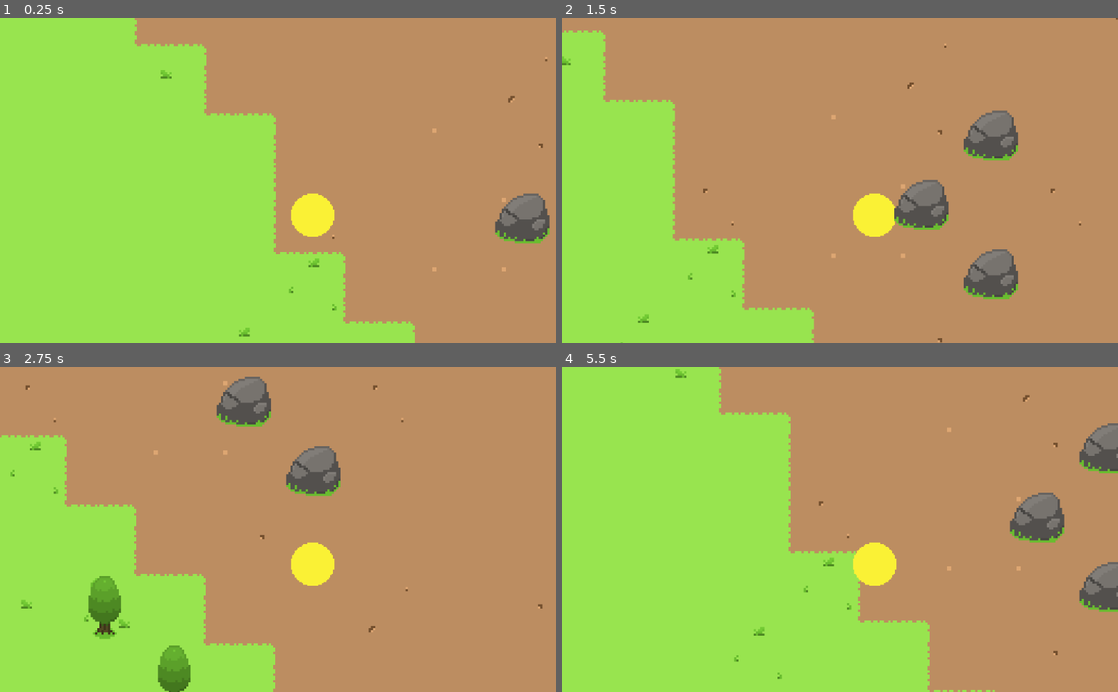
Above: before the commit, frames 1-4 (two rows, left to right).
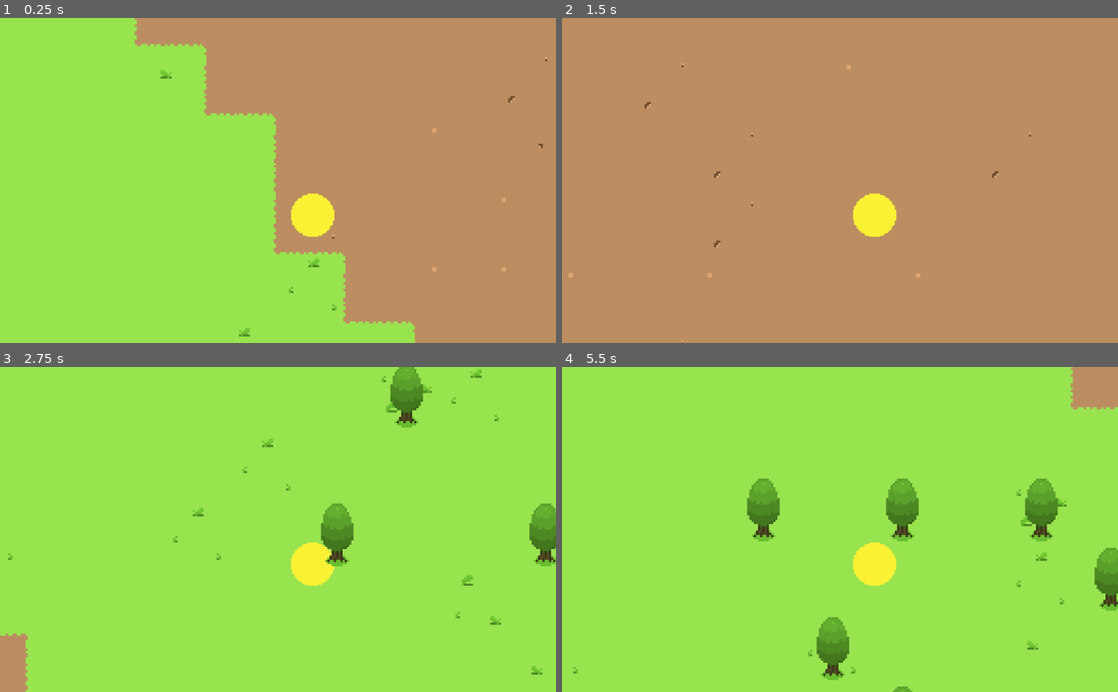
Above: after the commit, the same moments.

Repository: SkyMudder/Game
Game: Godot game, scene res://Main.tscn
Two runs of this game, one before a commit and one after it. Both use one fixed random seed, a clock stepped at 60 frames per second and the inputs below.
Inputs (mouse positions are in pixels of both pictures, inside the frame that each line leads up to):
- Up to frame 1 (0.25 s): no input
- Up to frame 2 (1.5 s): tap Enter at 0.5 s; move the mouse to (962, 164) at 0.52 s; hold Right (ui_right) 0.53-1.28 s; move the mouse to (728, 196) at 1.27 s; hold Down (ui_down) from 1.28 s (still down)
- Up to frame 3 (2.75 s): move the mouse to (333, 458) at 2.02 s; release Down (ui_down) at 2.03 s; hold Right (ui_right) from 2.03 s (still down)
- Up to frame 4 (5.5 s): move the mouse to (812, 594) at 2.77 s; release Right (ui_right) at 2.78 s; hold Up (ui_up) 2.78-3.53 s; move the mouse to (1006, 578) at 3.52 s; hold Left (ui_left) 3.53-5.03 s; move the mouse to (673, 480) at 4.27 s; move the mouse to (867, 529) at 5.02 s; hold Down (ui_down) from 5.03 s (still down)

The runs differ from the first frame. In frame 1, 1.2% of the frame differs, in the area x 89-99%, y 54-70%; in frame 2, 26%; in frame 3, 79%, in the area x 0-100%, y 0-100%; in frame 4, 53%.

Commit message:
Trees and Rocks are now their own Scene instead of a Tilemap for easier Management and Hitbox/Hurtbox Usage. Removing these from the Map is not yet supported.

Diff:
--- a/Autoload/SpawnRates.gd
+++ b/Autoload/SpawnRates.gd
@@ -13,8 +13,8 @@
 
 const __dirt : int = 300
 const __grass : int = 200
-const __rock : int = 70
-const __tree : int = 70
+const __rock : int = 60
+const __tree : int = 60
 
 """Getters"""
 
--- a/Autoload/WorldVariables.gd
+++ b/Autoload/WorldVariables.gd
@@ -1,12 +1,12 @@
 extends Node
 
 
-const __tileSize : int = 32	# Tile Size in Engine Units
+const __tileSizePixels : int = 32	# Tile Size in Engine Units
 const __chunkSizeTiles : int = 10	# Chunk Size in Tiles
-const __chunkSizePixels : int = __tileSize * __chunkSizeTiles	# Chunk Size in Enigne Units
+const __chunkSizePixels : int = __tileSizePixels * __chunkSizeTiles	# Chunk Size in Enigne Units
 
 var __root : Vector2 = Vector2.ZERO	# Where the first Chunk gets generated
-var __renderDistance : int = 10	# Render distance in Chunks (Must be higher than 1)
+var __renderDistance : int = 2	# Render distance in Chunks (Must be higher than 1)
 var __generatedChunks = []	# Array that stores all generated Chunks
 var __nextToGenerate = []	# Array that stores all the Chunks that are up next
 							# to generate (Neighbours of generated Chunks)
@@ -19,8 +19,8 @@
 func getRenderDistance():
 	return __renderDistance
 
-func getTileSize():
-	return __tileSize
+func getTileSizePixels():
+	return __tileSizePixels
 
 func getChunkSizeTiles():
 	return __chunkSizeTiles
--- a/Main.tscn
+++ b/Main.tscn
@@ -182,7 +182,7 @@
 radius = 8.0
 
 [sub_resource type="ConvexPolygonShape2D" id=5]
-points = PoolVector2Array( 30.1877, 29.4368, 3.06102, 29.4368, 3.06102, 19.3898, 30.1877, 19.3898 )
+points = PoolVector2Array( 28.1153, 30.0534, 5.02001, 29.8919, 5.18152, 19.394, 28.1153, 19.717 )
 
 [sub_resource type="ConvexPolygonShape2D" id=6]
 points = PoolVector2Array( 21.9655, 31.1113, 10.579, 31.1113, 10.579, 24.7482, 21.9655, 24.7482 )
--- /dev/null
+++ b/Scenes/Rock.tscn
@@ -0,0 +1,9 @@
+[gd_scene load_steps=2 format=2]
+
+[ext_resource path="res://Sprites/Rock.png" type="Texture" id=1]
+
+[node name="Node2D" type="Node2D"]
+
+[node name="Rock" type="Sprite" parent="."]
+position = Vector2( 16, 16 )
+texture = ExtResource( 1 )
--- /dev/null
+++ b/Scenes/Tree.tscn
@@ -0,0 +1,9 @@
+[gd_scene load_steps=2 format=2]
+
+[ext_resource path="res://Sprites/Tree.png" type="Texture" id=1]
+
+[node name="Node2D" type="Node2D"]
+
+[node name="Tree" type="Sprite" parent="."]
+position = Vector2( 16, 16 )
+texture = ExtResource( 1 )
--- a/Scripts/Player.gd
+++ b/Scripts/Player.gd
@@ -2,9 +2,9 @@
 
 
 var velocity = Vector2.ZERO	# Player Velocity
-const MAX_SPEED = 100
-const ACCELERATION = 400
-const FRICTION = 300
+const MAX_SPEED = 100 * 10
+const ACCELERATION = 400 * 10
+const FRICTION = 300 * 10
 
 signal on_player_moved	# Signal used to notify other Nodes of a Player Movement
 
@@ -23,7 +23,6 @@
 
 	velocity = move_and_slide(velocity)
 	emit_signal("on_player_moved")
-	print(get_global_mouse_position())
 
 """Checks if the Player is close to a Chunk
 Close is defined by the Render Distance"""
--- a/Scripts/TileMap.gd
+++ b/Scripts/TileMap.gd
@@ -3,24 +3,18 @@
 
 onready var tileMapDirt = get_parent().get_node("Dirt")
 onready var tileMapGrass = get_parent().get_node("Grass")
-onready var tileMapNature = get_parent().get_node("Nature")
 onready var tileMapGrassTop = get_parent().get_node("GrassTop")
 
-var size : int = WorldVariables.getChunkSizeTiles()	# Chunk Size
+var chunkSizeTiles : int = WorldVariables.getChunkSizeTiles()	# Chunk Size in Tiles
+var chunkSizePixels : int = WorldVariables.getChunkSizePixels()	#	Chunk Size in Pixels
+var tileSizePixels : int = WorldVariables.getTileSizePixels()	# Tile Size in Pixels
 var noise : OpenSimplexNoise = OpenSimplexNoise.new()	#Holds Noise Texture
-var thread	# Used to update the nextToGenerate Array and the Bitmask Region
-var flag = 0
 
 """Ready Method
 Generates first Chunk"""
 func _ready():
 	WorldVariables.setNextToGenerate(WorldVariables.getRoot())
 	noise.seed = 1
-
-"""Updates every Frame
-Cleans up the nextToGenerate Array and updates the Bitmask Region"""
-func _process(_delta):
-	pass
 
 """Generates a Chunk and keeps track of the currently
 generated and next to generate Chunks"""
@@ -50,11 +44,11 @@
 	var rng = RandomNumberGenerator.new()
 	rng.seed = root.x * root.y
 
-	for x in range(size):
-		for y in range(size):
+	for x in range(chunkSizeTiles):
+		for y in range(chunkSizeTiles):
 			var rand = rng.randi_range(0, percentage)
 			var posCurrent = Vector2(x, y)
-			var noise2D = noise.get_noise_2d(x + root.x * size, y + root.y * size) + 1
+			var noise2D = noise.get_noise_2d(x + root.x * chunkSizeTiles, y + root.y * chunkSizeTiles) + 1
 			if noise2D < 1:
 				var randDirt = rng.randi_range(0, 3)
 				generateDirt(posCurrent, root, rand, randDirt)
@@ -62,39 +56,46 @@
 				var randGrass = rng.randi_range(0, 4)
 				generateGrass(posCurrent, root, rand)
 				generateGrassTop(posCurrent, root, rand, randGrass)
-				update_bitmask_area(Vector2(x + root.x * size, y + root.y * size))
+				update_bitmask_area(Vector2(x + root.x * chunkSizeTiles, y + root.y * chunkSizeTiles))
 
 """Generates the Dirt Floor
 None of these Tiles have Collision"""
 func generateDirt(posCurrent, root, rand, randDirt):
-	tileMapDirt.set_cell(posCurrent.x + root.x * size, posCurrent.y + root.y * size, 0)
+	tileMapDirt.set_cell(posCurrent.x + root.x * chunkSizeTiles, posCurrent.y + root.y * chunkSizeTiles, 0)
 	if rand < SpawnRates.getDirt():
-		tileMapDirt.set_cell(posCurrent.x + root.x * size, posCurrent.y + root.y * size, randDirt)
+		tileMapDirt.set_cell(posCurrent.x + root.x * chunkSizeTiles, posCurrent.y + root.y * chunkSizeTiles, randDirt)
 	else:
-		tileMapDirt.set_cell(posCurrent.x + root.x * size, posCurrent.y + root.y * size, 4)
+		tileMapDirt.set_cell(posCurrent.x + root.x * chunkSizeTiles, posCurrent.y + root.y * chunkSizeTiles, 4)
 	generateNature(0, posCurrent, root, rand)
 
 """Generates the Grass Floor
 None of these Tiles have Collision"""
 func generateGrass(posCurrent, root, rand):
-	tileMapGrass.set_cell(posCurrent.x + root.x * size, posCurrent.y + root.y * size, 0)
+	tileMapGrass.set_cell(posCurrent.x + root.x * chunkSizeTiles, posCurrent.y + root.y * chunkSizeTiles, 0)
 	generateNature(1, posCurrent, root, rand)
-	flag = 1
 
 """Generates Grass on top of the Grass Floor"""
 func generateGrassTop(posCurrent, root, rand, randGrass):
 	if rand < SpawnRates.getGrass():
-		tileMapGrassTop.set_cell(posCurrent.x + root.x * size, posCurrent.y + root.y * size, randGrass)
+		tileMapGrassTop.set_cell(posCurrent.x + root.x * chunkSizeTiles, posCurrent.y + root.y * chunkSizeTiles, randGrass)
 
 """Generates Nature-Objects on top of the Floor
 Some of these Tiles have Collision"""
 func generateNature(type, posCurrent, root, rand):
 	if type == 0:
 		if rand < SpawnRates.getRock():
-			tileMapNature.set_cell(posCurrent.x + root.x * size, posCurrent.y + root.y * size, type)
+			pass
+#			var Rock = load("res://Scenes/Rock.tscn")
+#			var rock = Rock.instance()
+#			var world = get_tree().current_scene
+#			world.add_child(rock)
 	if type == 1:
 		if rand < SpawnRates.getTree():
-			tileMapNature.set_cell(posCurrent.x + root.x * size, posCurrent.y + root.y * size, type)
+			var Tree = load("res://Scenes/Tree.tscn")
+			var tree = Tree.instance()
+			var world = get_tree().current_scene
+			world.add_child(tree)
+			tree.global_position = Vector2(posCurrent.x * tileSizePixels + root.x * chunkSizePixels, posCurrent.y * tileSizePixels + root.y * chunkSizePixels)
 
 """Removes a Chunk from the world and from the generatedChunks Array"""
 func removeChunk(root):
@@ -106,24 +107,25 @@
 
 """Removes the Dirt"""
 func removeDirt(root):
-	for x in size:
-		for y in size:
-			tileMapDirt.set_cell(x + root.x * size, y + root.y * size, -1)
+	for x in chunkSizeTiles:
+		for y in chunkSizeTiles:
+			tileMapDirt.set_cell(x + root.x * chunkSizeTiles, y + root.y * chunkSizeTiles, -1)
 
 """Removes the Grass"""
 func removeGrass(root):
-	for x in range(size):
-		for y in range(size):
-			tileMapGrass.set_cell(x + root.x * size, y + root.y * size, -1)
+	for x in range(chunkSizeTiles):
+		for y in range(chunkSizeTiles):
+			tileMapGrass.set_cell(x + root.x * chunkSizeTiles, y + root.y * chunkSizeTiles, -1)
 
 """Removes the Grass on top of the Grass Floor"""
 func removeGrassTop(root):
-	for x in range(size):
-		for y in range(size):
-			tileMapGrassTop.set_cell(x + root.x * size, y + root.y * size, -1)
+	for x in range(chunkSizeTiles):
+		for y in range(chunkSizeTiles):
+			tileMapGrassTop.set_cell(x + root.x * chunkSizeTiles, y + root.y * chunkSizeTiles, -1)
 
-"""Removes the Nature-Objects"""
+"""Removes the Nature-Objects
+***Currently not working***"""
 func removeNature(root):
-	for x in range(size):
-		for y in range(size):
-			tileMapNature.set_cell(x + root.x * size, y + root.y * size, -1)
+	for x in range(chunkSizeTiles):
+		for y in range(chunkSizeTiles):
+			pass
Binary file added: Sprites/Rock.png
Not shown, added: Sprites/Rock.png.import
Binary file added: Sprites/Tree.png
Not shown, added: Sprites/Tree.png.import
